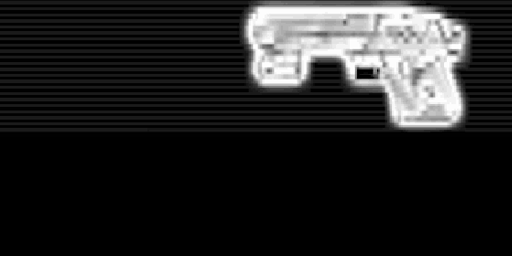
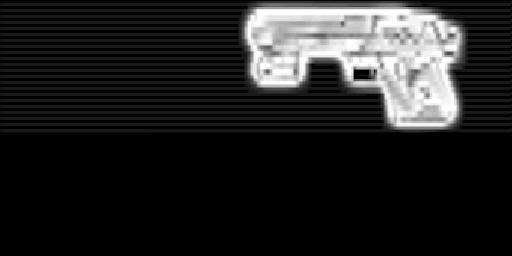
Before/after of a 512 x 256 layered artwork. What changed in the layer stack:
painted on "Layer 1" over [0, 0, 511, 136]
